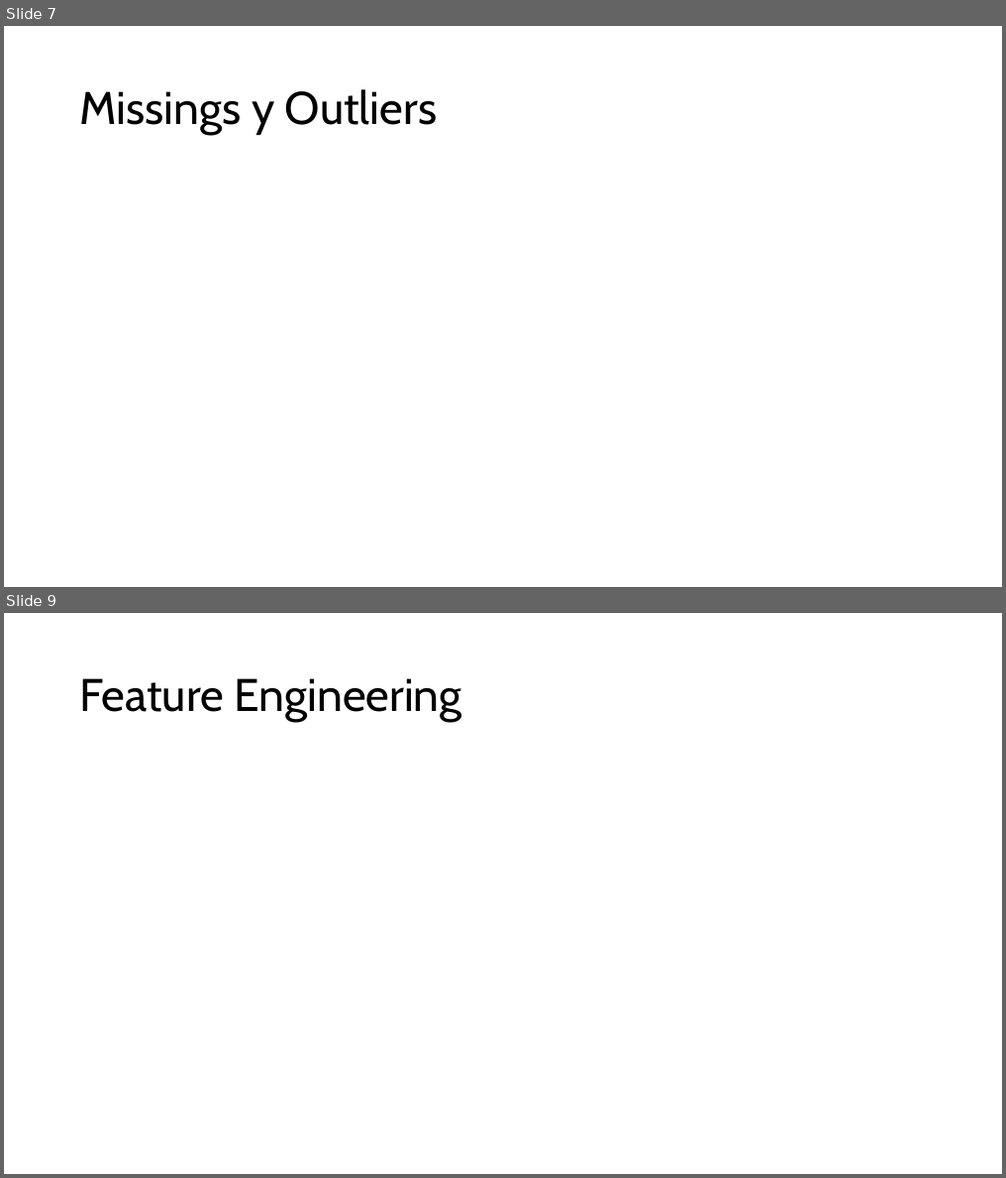
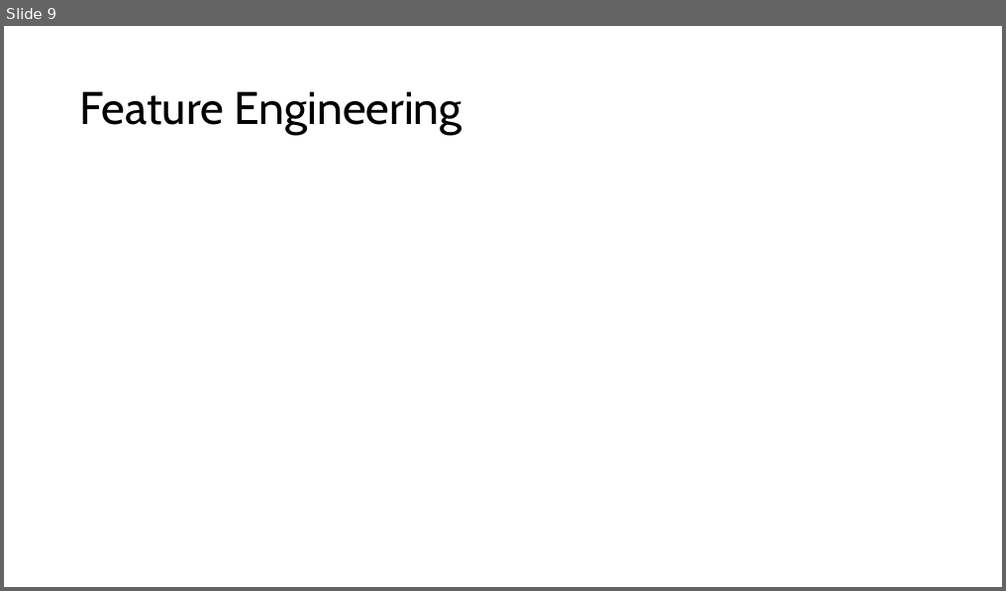
Before and after one commit to benet1one/Mineria, a slide deck: Report_new.pptx. Shown one above the other, each under a label of ours: slides 7 and 9 before the commit, slide 9 after it; the slides between them are not shown. The pictures are 1006x1178 and 1006x591 pixels, drawn with LibreOffice and Linux fonts; fonts in the diff are those of the drawing. Boxes give left, top, right and bottom in pixels: in the first picture for what was removed or moved away, otherwise in the second. Text is boxed around its words. In the diff, an @@ line names an element or a change of style, - is before the commit and + after.

Commit message:
Added missings and outliers again

```diff
--- a/Report_new.pptx
+++ b/Report_new.pptx
@@ slide 7 removed at (x1=4, y1=26, x2=1002, y2=587), background #FFFFFF @@
@@ title removed at (x1=80, y1=89, x2=437, y2=135) @@
-Missings y Outliers
```
Also in this commit, not shown: 2 slides added, 1 other slide removed.
